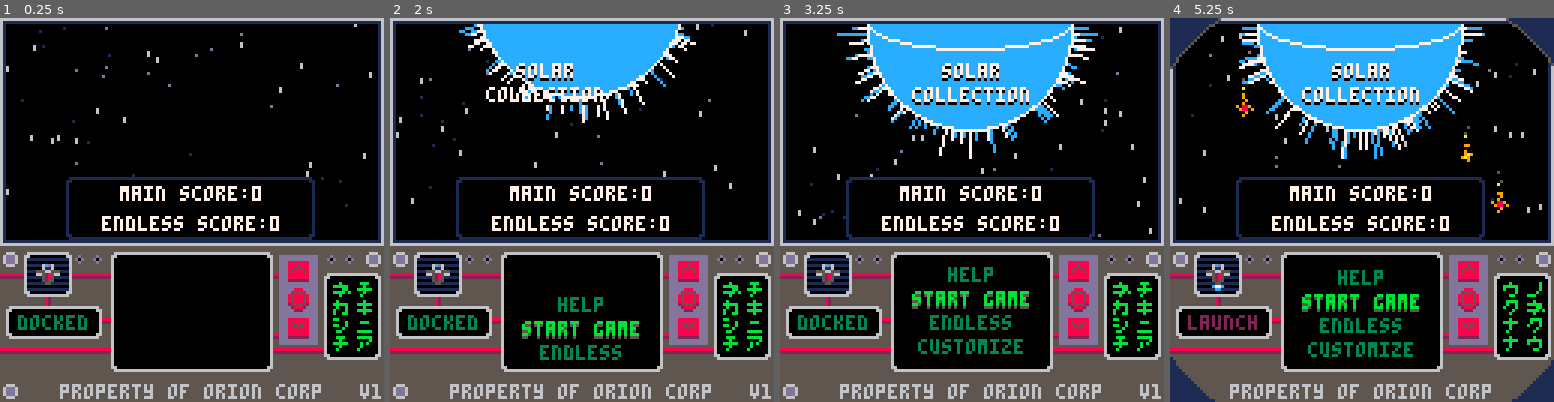
Above: before the commit, frames 1-4 (left to right).
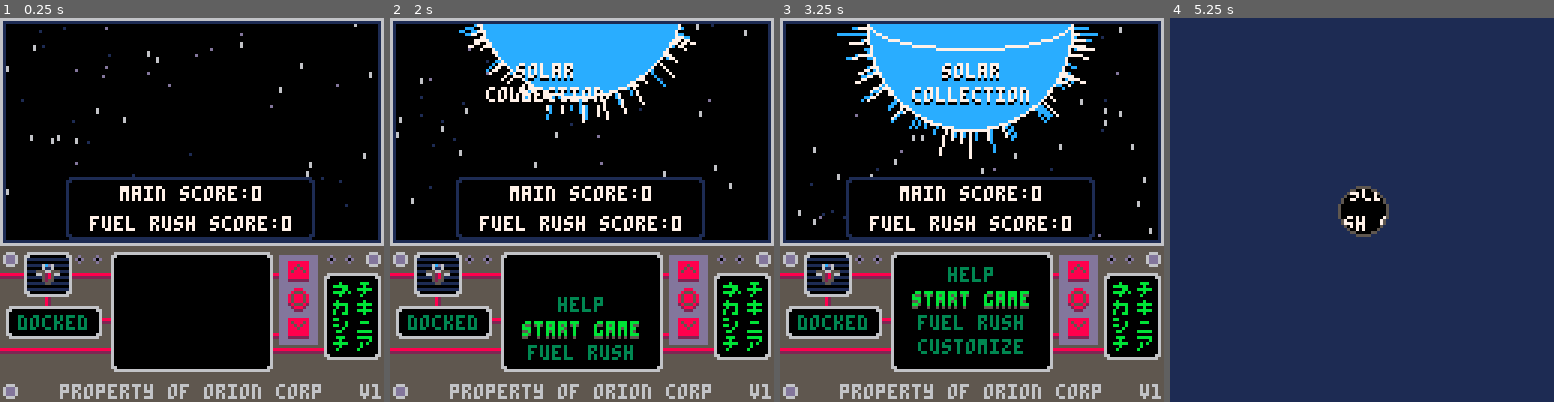
Above: after the commit, the same moments.

Repository: jacobneal65/drop-p8
Game: PICO-8 cartridge drop.p8
Two runs of this game, one before a commit and one after it. Both use one fixed random seed, a clock stepped at 60 frames per second and the inputs below.
Inputs:
- Up to frame 1 (0.25 s): no input
- Up to frame 2 (2 s): tap X (X key) at 0.33, 1.07, 1.85 s; tap O (Z key) at 0.7, 1.7 s; hold Right from 1.6 s (still down)
- Up to frame 3 (3.25 s): release Right at 2.1 s; tap O (Z key) at 2.1, 2.5, 2.9 s; hold Up 2.15-2.42 s; hold Right 2.47-3.03 s; tap X (X key) at 2.97 s; hold Left from 3.08 s (still down)
- Up to frame 4 (5.25 s): tap O (Z key) every 0.4 s from 3.3 to 4.9 s; release Left at 3.58 s; hold Down 3.63-3.97 s; hold Right 4.02-4.68 s; tap X (X key) at 4.08, 5.2 s; hold Up 4.73-5.03 s; hold Left from 5.08 s (still down)

The runs differ from the first frame. In frame 1, 0.7% of the frame differs, in the area x 23-76%, y 51-56%; in frame 2, 1.0%; in frame 3, 1.0%; in frame 4, 93%, in the area x 0-100%, y 0-100%.

Commit message:
endless mode

Diff:
--- a/drop.p8
+++ b/drop.p8
@@ -132,6 +132,7 @@
 	level=4
 	wave=7
 	music(16,1000)
+	endless=false--endless mode
 	in_menu=true
 	sun_off=-140
 	perfect=true
@@ -141,7 +142,7 @@
 	fruit_chain=0
 	gen_tmr=0
 	init_fruitlet()
-	m={"help","start game","endless","customize"}
+	m={"help","start game","fuel rush","customize"}
 	my_off={0,0,0,0}
 	_lerpfn=blank
 	lerp_tmr=0
@@ -230,7 +231,11 @@
 			end
 		elseif m[2]=="help" then
 			_upd=upd_help
-		end
+		elseif m[2]=="fuel rush" then
+			endless=true
+			init_start_game()
+		end
+
 	end
 end
 
@@ -308,6 +313,8 @@
 	s_stat="launch"
 	s_clr=2
 	fuel=fuel_mx--red tank
+	fuel_drain=0.2
+	fuel_tmr=0
 	_upd=upd_start_game
 	init_circfade()
 end
@@ -359,7 +366,7 @@
 		roundrect(22,53,83,21,1,0)
 		hc="main score:"..high_score
 		print(hc,hcenter(hc),56,7)
-		ec="endless score:"..endless_score
+		ec="fuel rush score:"..endless_score
 		print(ec,hcenter(ec),66,7)
 	--screen drop
 		rectfill(0,0,128,screen_offset+1,0)
@@ -481,7 +488,9 @@
 -->8
 --level
 function init_level()
-	init_fruit_wave()
+	if not endless then
+		init_fruit_wave()
+	end
  init_fruitlet()
  music(1,1000)
  _upd=upd_level
@@ -489,7 +498,14 @@
 end
 
 function upd_level()
-	fuel-=0.2
+	fuel-=fuel_drain
+	if endless then
+		fuel_tmr+=1
+		if fuel_tmr==300 then
+			fuel_tmr=0
+			fuel_drain+=0.1
+		end
+	end
 	fuel=max(fuel,0)
 	if fuel <=0 then
 		game_over=true
@@ -517,7 +533,9 @@
 	if (p_y > 120) p_y=120
 	if (p_y < 16) p_y=17
 	--fruit
-	update_fruit()
+	if not endless then
+		update_fruit()
+	end
 	update_fruitlet()
 end
 
@@ -566,7 +584,11 @@
 	end
 
 	if fade_dir == 1 then
+		if endless then
+			endless_score=points
+		else
 			high_score=points
+		end
 			_upd=init_menu
 	end
 end
@@ -695,7 +717,10 @@
 end
 
 function drw_points()
-	local _lvl="level: "..level
+	_lvl="level: "..level
+	if endless then
+		_lvl="fuel drain:"..fuel_drain
+	end
  print(_lvl,hcenter(_lvl),2,7)
 	--points
 	spr(get_frame(ss_ani,2),0,0)
@@ -1230,6 +1255,7 @@
 				high_score=points
 			 end_draw=true
 			 w_off=-40
+			 end_tmr=0
 				_upd=game_end
 			else
 				e_state =7
@@ -1353,7 +1379,7 @@
 	local mx,my=16,32
 	spr(64,mx,my+m_off,6,10)
 	fire(mx+11,my+72+m_off,0,0.5,6,6,f3c)
-	fire(mx+39,my+72+m_off,0,0.5,6,6,f3c)
+	fire(mx+38,my+72+m_off,0,0.5,6,6,f3c)
 	spr(dock_spr,mx+45,my+42+m_off)
 end
 
@@ -1399,7 +1425,7 @@
 	if btnp(🅾️) then
 		init_circfade()
 	end
-
+	end_tmr=min(end_tmr+0.01,1)
 	if fade_dir == 1 then
 			_upd=init_menu
 	end
@@ -1411,9 +1437,12 @@
 	lprint(tx[1],hcenter(tx[1]),40+st,9,5)
 	lprint(tx[2],hcenter(tx[2]),50+st,9,5)
 	lprint(tx[3],hcenter(tx[3]),120,6,1)
+	local ey={90,80,70,80,90}
 	for i = 1,#p_spr_opt do
-		spr(p_spr_opt[i],30+i*10,70)
-		spr(get_frame({5,6,7,6,5},1),30+i*10,78)
+		local _t=easeoutquad(end_tmr)
+		ly=lerp(ey[i]+60,ey[i],_t)
+		spr(p_spr_opt[i],14+i*15,ly)
+		spr(get_frame({5,6,7,6,5},1),14+i*15,ly+8)
 	end
 	if medal then
 		local pt="perfect!!!"
